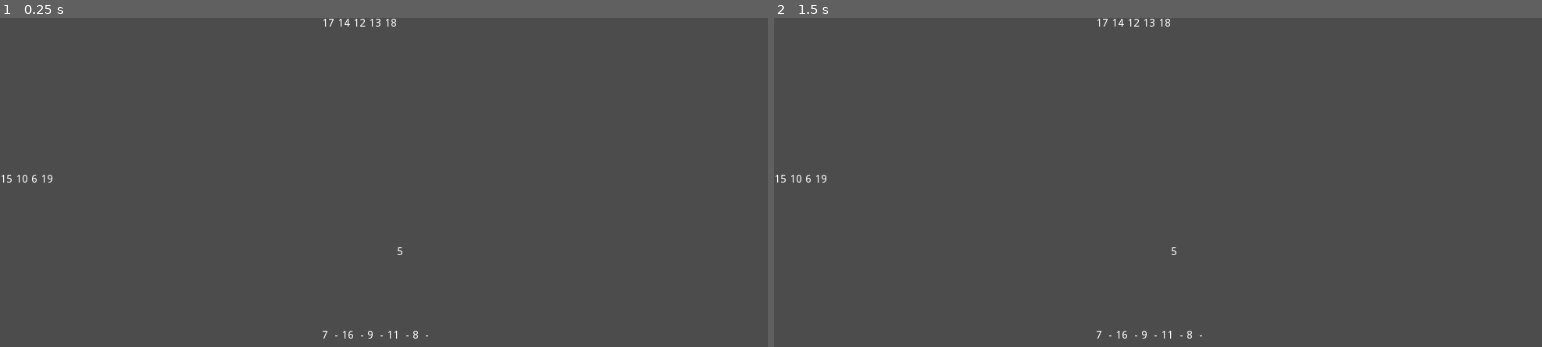
Above: before the commit, frames 1-2 (left to right).
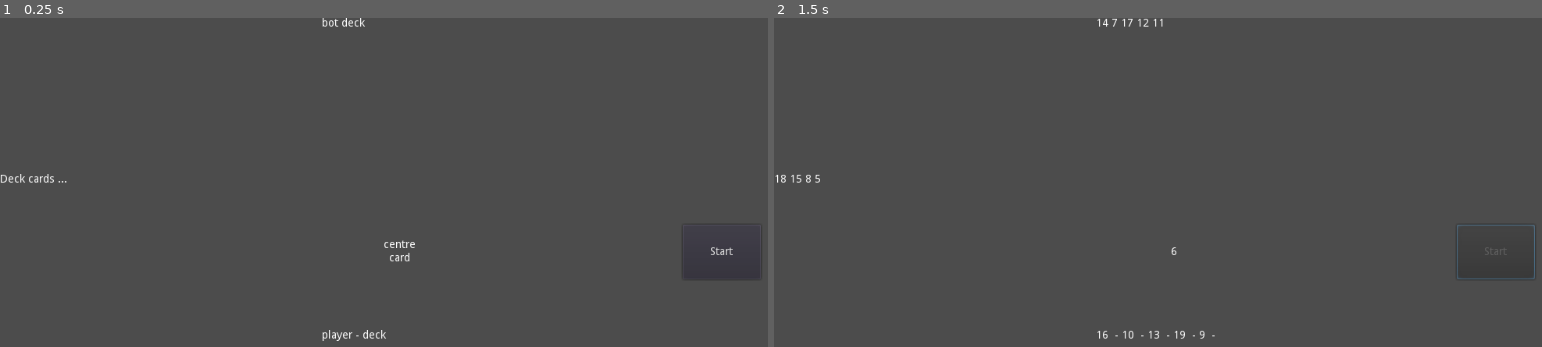
Above: after the commit, the same moments.

Repository: ravi-kiran-svs/uno-men
Game: Godot game, scene res://Scenes/TestScenes/TestGame.tscn
Two runs of this game, one before a commit and one after it. Both use one fixed random seed, a clock stepped at 60 frames per second and the inputs below. This scene is started directly instead of the project's main scene.
Inputs (mouse positions are in pixels of both pictures, inside the frame that each line leads up to):
- Up to frame 1 (0.25 s): no input
- Up to frame 2 (1.5 s): click (1495, 251) at 0.5 s, where only the run after the commit has a clickable "Start"; tap Enter at 1.25 s

The runs differ from the first frame. In frame 1, 0.5% of the frame differs, in the area x 0-96%, y 0-99%; in frame 2, 0.4%.

Commit message:
Minor Changes
CardsService renamed to Deck.

Diff:
--- a/Scenes/TestScenes/TestGame.tscn
+++ b/Scenes/TestScenes/TestGame.tscn
@@ -1,22 +1,33 @@
 [gd_scene load_steps=6 format=2]
 
-[ext_resource path="res://Scripts/CardsServices/DeckService.gd" type="Script" id=1]
-[ext_resource path="res://Scripts/CardsServices/CentreCardsService.gd" type="Script" id=2]
-[ext_resource path="res://Scripts/CardsServices/PlayerCardsService.gd" type="Script" id=3]
-[ext_resource path="res://Scripts/CardsServices/BotCardsService.gd" type="Script" id=4]
-[ext_resource path="res://Scripts/GameService/GameService.gd" type="Script" id=5]
+[ext_resource path="res://Scripts/Decks/CardsDeck.gd" type="Script" id=1]
+[ext_resource path="res://Scripts/Decks/CentreDeck.gd" type="Script" id=2]
+[ext_resource path="res://Scripts/Decks/PlayerDeck.gd" type="Script" id=3]
+[ext_resource path="res://Scripts/Decks/BotDeck.gd" type="Script" id=4]
+[ext_resource path="res://Scripts/DeckService/DeckService.gd" type="Script" id=5]
 
 [node name="TestGame" type="Control"]
 anchor_right = 1.0
 anchor_bottom = 1.0
 
-[node name="GameService" type="Control" parent="."]
+[node name="DeckService" type="Control" parent="."]
+unique_name_in_owner = true
 anchor_right = 1.0
 anchor_bottom = 1.0
 script = ExtResource( 5 )
 
-[node name="DeckCardsService" type="Control" parent="GameService"]
-unique_name_in_owner = true
+[node name="StartGame" type="Button" parent="DeckService"]
+anchor_left = 1.0
+anchor_top = 0.5
+anchor_right = 1.0
+anchor_bottom = 0.5
+margin_left = -150.0
+margin_top = -35.0
+margin_right = -50.0
+margin_bottom = 35.0
+text = "Start"
+
+[node name="CardsDeck" type="Control" parent="DeckService"]
 anchor_top = 0.5
 anchor_bottom = 0.5
 margin_top = -100.0
@@ -24,13 +35,12 @@
 margin_bottom = 100.0
 script = ExtResource( 1 )
 
-[node name="Label" type="Label" parent="GameService/DeckCardsService"]
+[node name="Label" type="Label" parent="DeckService/CardsDeck"]
 anchor_right = 1.0
 anchor_bottom = 1.0
 text = "Deck cards ..."
 
-[node name="CentreCardsService" type="Control" parent="GameService"]
-unique_name_in_owner = true
+[node name="CentreDeck" type="Control" parent="DeckService"]
 anchor_left = 0.5
 anchor_top = 0.5
 anchor_right = 0.5
@@ -41,14 +51,15 @@
 margin_bottom = 50.0
 script = ExtResource( 2 )
 
-[node name="Label" type="Label" parent="GameService/CentreCardsService"]
+[node name="Label" type="Label" parent="DeckService/CentreDeck"]
 anchor_right = 1.0
 anchor_bottom = 1.0
+text = "centre
+card"
 align = 1
 valign = 1
 
-[node name="PlayerCardsService" type="Control" parent="GameService"]
-unique_name_in_owner = true
+[node name="PlayerDeck" type="Control" parent="DeckService"]
 anchor_left = 0.5
 anchor_top = 1.0
 anchor_right = 0.5
@@ -58,12 +69,12 @@
 margin_right = 100.0
 script = ExtResource( 3 )
 
-[node name="Label" type="Label" parent="GameService/PlayerCardsService"]
+[node name="Label" type="Label" parent="DeckService/PlayerDeck"]
 anchor_right = 1.0
 anchor_bottom = 1.0
+text = "player - deck"
 
-[node name="BotCardsService" type="Control" parent="GameService"]
-unique_name_in_owner = true
+[node name="BotDeck" type="Control" parent="DeckService"]
 anchor_left = 0.5
 anchor_right = 0.5
 margin_left = -100.0
@@ -71,6 +82,9 @@
 margin_bottom = 200.0
 script = ExtResource( 4 )
 
-[node name="Label" type="Label" parent="GameService/BotCardsService"]
+[node name="Label" type="Label" parent="DeckService/BotDeck"]
 anchor_right = 1.0
 anchor_bottom = 1.0
+text = "bot deck"
+
+[connection signal="pressed" from="DeckService/StartGame" to="DeckService" method="_on_StartGame_pressed"]
--- a/Scripts/CardsServices/DeckService.gd
+++ /dev/null
@@ -1,28 +0,0 @@
-extends CardsService
-
-onready var _text = get_node("Label")
-
-func shuffleAndSplit(n):
-	_cards_list.shuffle();
-
-	for i in n:
-		_addTopCardTo(get_node("%PlayerCardsService"))
-		_addTopCardTo(get_node("%BotCardsService"))
-
-	_addTopCardTo(get_node("%CentreCardsService"))
-
-func updateView():
-	_updateText()
-
-func _updateText():
-	var text_string = ""
-
-	for i in _cards_list.size():
-		text_string += String(_cards_list[i]) + " "
-
-	_text.text = text_string
-
-func _addTopCardTo(cardsPack : CardsService):
-		var card = _cards_list.front()
-		removeCard(card)
-		cardsPack.addCard(card)
--- a/Scripts/Card/CardsService.gd
+++ b/Scripts/Deck/Deck.gd
@@ -1,5 +1,5 @@
 extends Node
-class_name CardsService
+class_name Deck
 
 var _cards_list = []
 
--- /dev/null
+++ b/Scripts/DeckService/DeckService.gd
@@ -0,0 +1,30 @@
+extends Control
+
+var N = 5;
+
+onready var CardsDeck = get_node("CardsDeck")
+onready var CentreDeck = get_node("CentreDeck")
+onready var PlayerDeck = get_node("PlayerDeck")
+onready var BotDeck = get_node("BotDeck")
+
+func _ready():
+	randomize()
+
+# more complex code consisting of loops and conditions.
+func sendCardTo(to : Deck, i : int):
+	to.addCard(i)
+	return true
+
+# things to do at the start of the game - when player clicks Start Game button.
+# 1. create the cards and add them into the deck.
+# 2. shuffle the deck and split it to the players (from the top of the deck).
+# 3. pick the top card from the deck and add it into the centre cards.
+
+func _on_StartGame_pressed():
+	get_node("StartGame").disabled = true;
+
+	var initialDeck = []
+	for i in range(5, 20):
+		initialDeck.append(i)
+
+	CardsDeck.shuffleAndSplit(initialDeck, N)
--- a/Scripts/CardsServices/BotCardsService.gd
+++ b/Scripts/Decks/BotDeck.gd
@@ -1,4 +1,4 @@
-extends CardsService
+extends Deck
 
 onready var _text = get_node("Label")
 
--- /dev/null
+++ b/Scripts/Decks/CardsDeck.gd
@@ -0,0 +1,32 @@
+extends Deck
+
+onready var _text = get_node("Label")
+
+func shuffleAndSplit(deck, n):
+	_cards_list.append_array(deck)
+	_cards_list.shuffle();
+
+	for i in n:
+		_addTopCardTo(get_node("%DeckService").PlayerDeck)
+		_addTopCardTo(get_node("%DeckService").BotDeck)
+
+	_addTopCardTo(get_node("%DeckService").CentreDeck)
+
+func updateView():
+	_updateText()
+
+func _updateText():
+	var text_string = ""
+
+	for i in _cards_list.size():
+		text_string += String(_cards_list[i]) + " "
+
+	_text.text = text_string
+
+func _addTopCardTo(to : Deck):
+	var card = _cards_list.front()
+
+	var sendSuccess = get_node("%DeckService").sendCardTo(to, card)
+
+	if(sendSuccess):
+		removeCard(card)
--- a/Scripts/CardsServices/CentreCardsService.gd
+++ b/Scripts/Decks/CentreDeck.gd
@@ -1,4 +1,4 @@
-extends CardsService
+extends Deck
 
 onready var _text = get_node("Label")
 
--- a/Scripts/CardsServices/PlayerCardsService.gd
+++ b/Scripts/Decks/PlayerDeck.gd
@@ -1,4 +1,4 @@
-extends CardsService
+extends Deck
 
 onready var _text = get_node("Label")
 
--- a/Scripts/GameService/GameService.gd
+++ /dev/null
@@ -1,20 +0,0 @@
-extends Control
-
-var N = 5;
-
-func _ready():
-
-	# 1
-	# we must use append cards method instead here
-	for i in range(5, 20):
-		get_node("%DeckCardsService").addCard(i)
-
-	# 2
-	# this must contain #3 also
-	# can be done all in the same method lol.
-	get_node("%DeckCardsService").shuffleAndSplit(N)
-
-# things to do at the start of the game - when player clicks Start Game button
-# 1. create the cards and add them into the deck
-# 2. shuffle the deck and split it to the players (from the top of the deck)
-# 3. pick the top card from the deck and add it into the centre cards
--- a/project.godot
+++ b/project.godot
@@ -10,12 +10,12 @@
 
 _global_script_classes=[ {
 "base": "Node",
-"class": "CardsService",
+"class": "Deck",
 "language": "GDScript",
-"path": "res://Scripts/Card/CardsService.gd"
+"path": "res://Scripts/Deck/Deck.gd"
 } ]
 _global_script_class_icons={
-"CardsService": ""
+"Deck": ""
 }
 
 [application]
